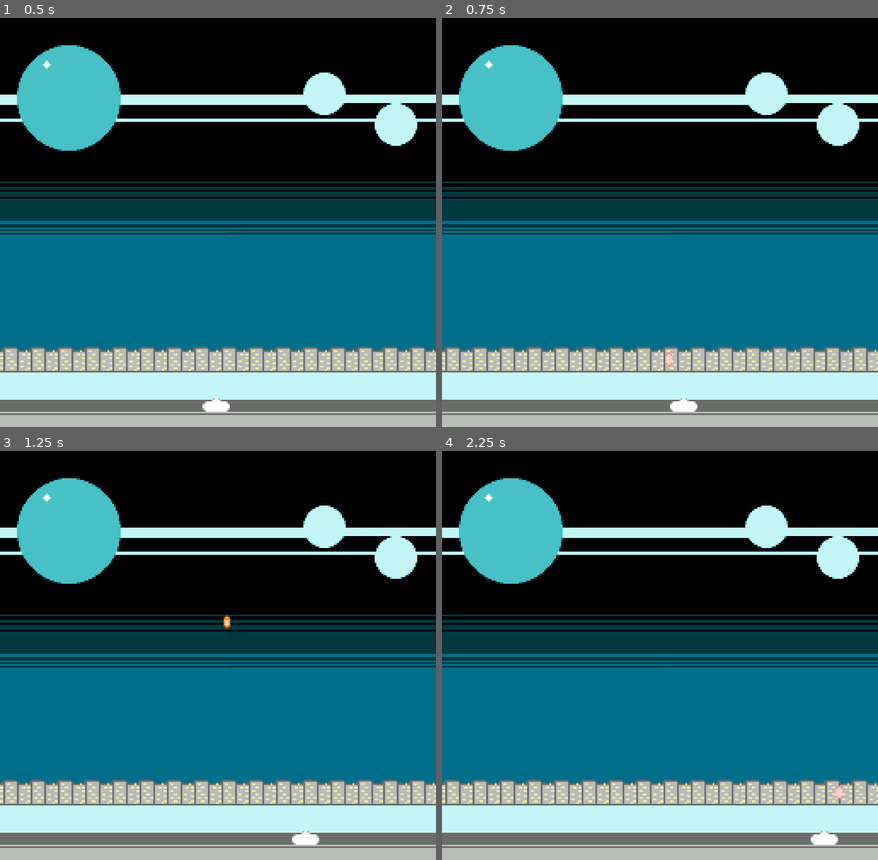
Above: before the commit, frames 1-4 (two rows, left to right).
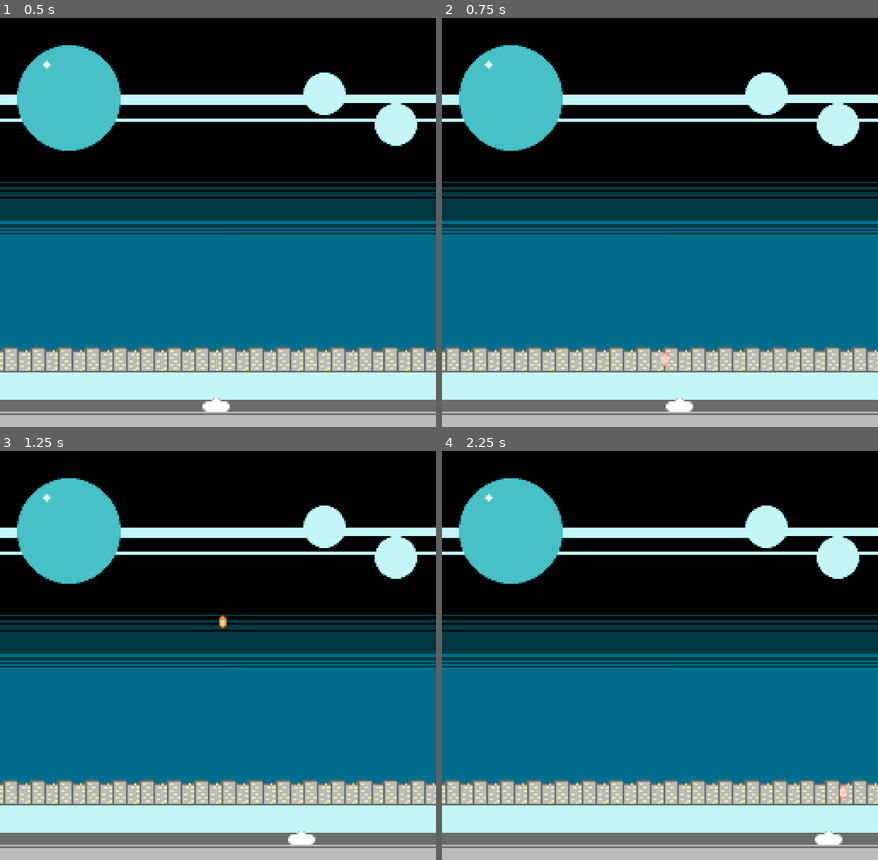
Above: after the commit, the same moments.

Repository: GlacieAwn/Star-Command
Game: Godot game, scene res://Scenes/Gameplay.tscn
Two runs of this game, one before a commit and one after it. Both use one fixed random seed, a clock stepped at 60 frames per second and the inputs below. The project has no main scene, so this scene is started directly.
Inputs:
- Up to frame 1 (0.5 s): no input
- Up to frame 2 (0.75 s): tap Enter at 0.5 s; hold Right (Move_Right) from 0.53 s (still down); tap X (Shoot) at 0.6 s
- Up to frame 3 (1.25 s): keep holding Right (Move_Right)
- Up to frame 4 (2.25 s): tap X (Shoot) at 1.35, 2.1 s; release Right (Move_Right) at 2.03 s; hold Left (Move_Left) from 2.03 s (still down)

Frame 1 is identical in both runs. In frame 2, 0.2% of the frame differs, in the area x 50-59%, y 81-97%; in frame 3, 0.2%; in frame 4, 0.2%, in the area x 84-93%, y 81-97%.

Commit message:
Fixed comet explosion animation errors and added subtle acceleration/deceleration to the player

Diff:
--- a/Objects/Effects/Explosion.tscn
+++ b/Objects/Effects/Explosion.tscn
@@ -2,6 +2,21 @@
 
 [ext_resource type="Script" uid="uid://cyfkchpdr5n4j" path="res://Scripts/explosion_effect.gd" id="1_p7xvo"]
 [ext_resource type="Texture2D" uid="uid://cfnnbymnh74l4" path="res://Graphics/Sprites/Explosion.png" id="2_cpn6l"]
+
+[sub_resource type="Animation" id="Animation_jbbpb"]
+length = 0.001
+tracks/0/type = "value"
+tracks/0/imported = false
+tracks/0/enabled = true
+tracks/0/path = NodePath("Sprite2D:frame")
+tracks/0/interp = 1
+tracks/0/loop_wrap = true
+tracks/0/keys = {
+"times": PackedFloat32Array(0),
+"transitions": PackedFloat32Array(1),
+"update": 1,
+"values": [0]
+}
 
 [sub_resource type="Animation" id="Animation_dcwgx"]
 resource_name = "explod"
@@ -17,21 +32,6 @@
 "transitions": PackedFloat32Array(1, 1, 1, 1, 1, 1),
 "update": 1,
 "values": [0, 1, 2, 3, 4, 5]
-}
-
-[sub_resource type="Animation" id="Animation_jbbpb"]
-length = 0.001
-tracks/0/type = "value"
-tracks/0/imported = false
-tracks/0/enabled = true
-tracks/0/path = NodePath("Sprite2D:frame")
-tracks/0/interp = 1
-tracks/0/loop_wrap = true
-tracks/0/keys = {
-"times": PackedFloat32Array(0),
-"transitions": PackedFloat32Array(1),
-"update": 1,
-"values": [0]
 }
 
 [sub_resource type="AnimationLibrary" id="AnimationLibrary_k3usa"]
--- a/Scripts/asteroid.gd
+++ b/Scripts/asteroid.gd
@@ -5,7 +5,8 @@
 var explosion_animation: PackedScene = preload("res://Objects/Effects/Explosion.tscn")
 
 func _ready() -> void:
-	Global.asteroid = self
+	#Global.asteroid = self
+	pass
 
 func _process(delta: float) -> void:
 	position.y += speed * delta
--- a/Scripts/bullet.gd
+++ b/Scripts/bullet.gd
@@ -11,7 +11,7 @@
 
 func _on_body_entered(body: Node2D) -> void:
 	if body.is_in_group("Enemy"):
-		# Global.asteroid.is_destroyed = true
-		Global.asteroid.Death()
+		if body.has_method("Death"):
+			body.Death()
 		self.queue_free()
 		Global.player.cooldown = 0
--- a/Scripts/turret.gd
+++ b/Scripts/turret.gd
@@ -2,18 +2,23 @@
 
 @export var speed = 75
 @onready var screen_size = get_viewport_rect().size
-
 @onready var bullet_instance: PackedScene = preload("res://Objects/Bullet.tscn")
 
 var cooldown = 0
+var input_direction = 0
+var acceleration = 0.50
+var friction = 0.5
 
 func _ready() -> void:
 	Global.player = self
+func _process(_delta: float) -> void:
+	input_direction = Input.get_axis("Move_Left", "Move_Right")
 
 func _physics_process(_delta: float) -> void:
-	var input_direction = Input.get_axis("Move_Left", "Move_Right")
-	velocity.x = input_direction * speed
-
+	if input_direction != 0:
+		velocity.x = lerp(velocity.x, input_direction * speed, acceleration)
+	else:
+		velocity.x = lerp(velocity.x, 0.0, friction)
 	move_and_slide()
 	position.x = wrapf(position.x, 0, screen_size.x)
 	# print(cooldown)
--- a/project.godot
+++ b/project.godot
@@ -18,7 +18,6 @@
 [autoload]
 
 Global="*res://Scripts/Global.gd"
-Turret="*res://Scripts/turret.gd"
 
 [display]
 
